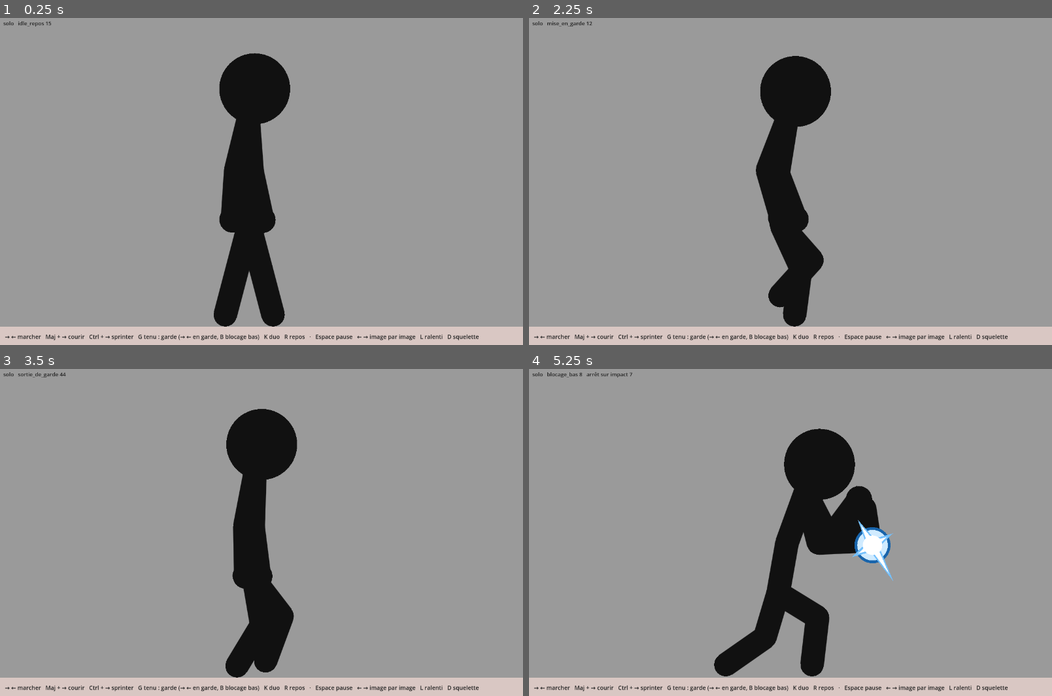
Above: before the commit, frames 1-4 (two rows, left to right).
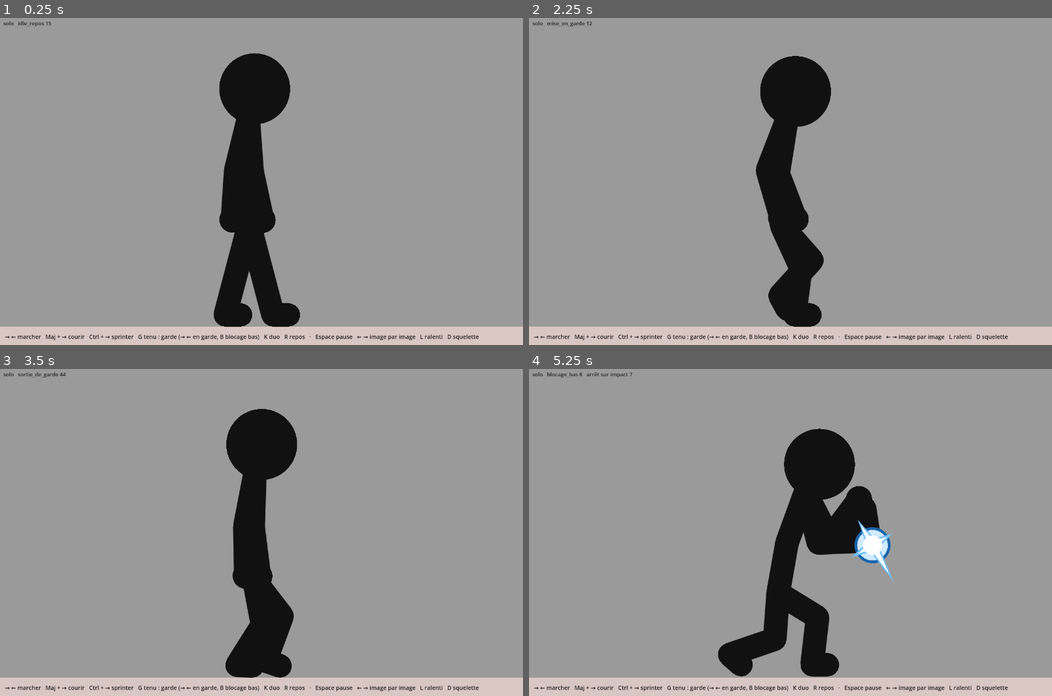
Above: after the commit, the same moments.

Repository: IzumiH2005/Testing
Game: Godot game, scene res://scenes/demo.tscn
Two runs of this game, one before a commit and one after it. Both use one fixed random seed, a clock stepped at 60 frames per second and the inputs below. This scene is started directly instead of the project's main scene.
Inputs (mouse positions are in pixels of both pictures, inside the frame that each line leads up to):
- Up to frame 1 (0.25 s): no input
- Up to frame 2 (2.25 s): tap Enter at 0.5 s; drag from (790, 181) to (842, 109) at 0.52 s; drag from (685, 197) to (764, 246) at 1.27 s; move the mouse to (842, 109) at 2.02 s; hold Right from 2.03 s (still down); hold G from 2.03 s (still down)
- Up to frame 3 (3.5 s): release Right at 2.75 s; release G at 2.75 s; drag from (235, 597) to (104, 483) at 2.77 s
- Up to frame 4 (5.25 s): move the mouse to (947, 581) at 3.52 s; hold Left 3.53-4.25 s; hold Ctrl 3.53-4.25 s; tap Space at 3.77, 4.25 s; drag from (633, 483) to (712, 450) at 4.27 s; move the mouse to (816, 532) at 5.02 s; hold S from 5.03 s (still down); tap B at 5.1 s; click (816, 532) at 5.17 s

The runs differ from the first frame. In frame 1, 0.4% of the frame differs, in the area x 41-58%, y 13-95%; in frame 2, 0.3%; in frame 3, 0.3%; in frame 4, 0.8%, in the area x 35-67%, y 37-95%.

Commit message:
Stickfight : pieds sur le modèle et dans toutes les animations
Os footN/footF au bout des tibias (crochet arrondi). Les angles de cheville
sont calculés automatiquement à partir des jambes : à plat au sol, pointe
relevée en glissade, appui sur la pointe en poussée, attaque du talon à la
pose, vitesse de cheville limitée. Le talon se lève quand poser le pied à
plat demanderait plus de 30° de flexion (pied arrière de la garde).

Co-Authored-By: Claude Opus 5.5 <noreply@anthropic.com>
Claude-Session: https://claude.ai/code/session_013wkJT9ZrGrrZzfFCfUVAVk

Diff:
--- a/stickfight/poses/garde.json
+++ b/stickfight/poses/garde.json
@@ -2,7 +2,7 @@
   "nom": "garde",
   "style": "epais",
   "x": 0,
-  "y": 54.99929388862296,
+  "y": 55,
   "facing": 1,
   "angles": {
     "root": 2,
@@ -13,11 +13,11 @@
     "foreF": 137.75,
     "armN": 38.96,
     "foreN": 112.7,
-    "thighF": -16.57,
-    "shinF": 33.49,
-    "footF": 0,
+    "thighF": -3.82,
+    "shinF": 62.5,
+    "footF": 30,
     "thighN": 58.31,
     "shinN": 61.79,
-    "footN": 0
+    "footN": 5.48
   }
 }
--- a/stickfight/poses/repos.json
+++ b/stickfight/poses/repos.json
@@ -2,7 +2,7 @@
   "nom": "repos",
   "style": "epais",
   "x": 0,
-  "y": 66.49796950200655,
+  "y": 66.5,
   "facing": 1,
   "angles": {
     "root": -11,
@@ -15,9 +15,9 @@
     "foreN": 10,
     "thighF": 3.73,
     "shinF": 0.02,
-    "footF": 0,
+    "footF": -14.71,
     "thighN": -25.71,
     "shinN": 0.02,
-    "footN": 0
+    "footN": 14.73
   }
 }
--- a/stickfight/scripts/fighter.gd
+++ b/stickfight/scripts/fighter.gd
@@ -94,6 +94,7 @@
 		var u := float(blend_t) / blend_len
 		u = u * u * (3.0 - 2.0 * u)
 		p = StickRig.lerp_pose(blend_from, p, u)
+		StickRig.ground_feet(p)
 	return p
 
 
--- a/stickfight/scripts/stick_anim.gd
+++ b/stickfight/scripts/stick_anim.gd
@@ -123,7 +123,161 @@
 	for k in a.decalage:
 		max_lag = maxf(max_lag, a.decalage[k])
 	a.duree = float(a.longueur) if a.boucle else float(last) + max_lag
+	_bake_feet(a)
 	return a
+
+
+# ---------- Pieds automatiques ----------
+# L'angle absolu de chaque pied (0 = à plat vers l'avant, négatif = pointe vers
+# le bas) est calculé une fois pour toutes, image par image, d'après le
+# mouvement de la cheville :
+#   PLAT    cheville au sol, immobile : pied à plat ;
+#   GLISSE  cheville au sol qui file vers l'avant, devant le bassin : talon
+#           en avant, pointe relevée (freinage) ;
+#   POINTE  cheville levée sous le bassin ou derrière : appui sur l'avant-pied
+#           (la pointe reste au sol) ;
+#   AIR     pied en l'air : il se relâche (pointe vers le bas après la
+#           poussée), revient à peu près dans l'axe, puis se prépare à la pose
+#           (pointe relevée si la jambe attaque du talon devant le bassin).
+const FOOT_GROUND := 0.8      # cheville à moins de 0,8 du sol : pied posé
+const HEEL_STRIKE := 14.0     # pointe relevée à l'attaque du talon
+const HEEL_FRAMES := 4        # images pour que le pied se pose à plat
+const SLIDE_PHI := 16.0       # glissade
+const FOOT_RATE := 11.0       # variation max de l'angle de cheville par image (en l'air)
+
+static func _bake_feet(a: Dictionary) -> void:
+	var s: Dictionary = StickRig.get_style(a.cles[0].pose.get("style", "epais"))
+	var L: float = s.foot
+	if L <= 0.0:
+		return
+	var g: float = s.stroke / 2.0
+	var n: int = a.longueur if a.boucle else int(ceil(a.duree)) + 1
+	var loop: bool = a.boucle
+	var adv := float(a.avance)
+	var out := {}
+	for side in ["N", "F"]:
+		var h := []
+		var ax := []
+		var dx := []
+		var shin := []
+		for i in n:
+			var sol := StickRig.solve(sample(a, float(i)))
+			var ank: Vector2 = sol.joints["ankle" + side]
+			h.append(ank.y - g)
+			ax.append(ank.x)
+			dx.append(ank.x - float(sol.joints.hip.x))
+			shin.append(float(sol.world["shin" + side]))
+		var st := []
+		var phi := []
+		for i in n:
+			var vx: float
+			if loop:
+				var xp: float = ax[(i - 1 + n) % n] - (adv if i == 0 else 0.0)
+				var xn: float = ax[(i + 1) % n] + (adv if i == n - 1 else 0.0)
+				vx = (xn - xp) / 2.0
+			else:
+				vx = (ax[mini(i + 1, n - 1)] - ax[maxi(i - 1, 0)]) / float(mini(i + 1, n - 1) - maxi(i - 1, 0))
+			if h[i] < FOOT_GROUND:
+				if vx > 1.2 and dx[i] > 0.0:
+					st.append("glisse"); phi.append(SLIDE_PHI)
+				else:
+					st.append("plat"); phi.append(0.0)
+			elif h[i] <= 0.95 * L and dx[i] < 4.0 and (absf(vx) < 1.5 or h[i] < 3.0):
+				st.append("pointe"); phi.append(-rad_to_deg(asin(h[i] / L)))
+			else:
+				st.append("air"); phi.append(0.0)
+		# Attaque du talon : à plat après une phase en l'air, cheville devant.
+		for i in n:
+			var prev: int = (i - 1 + n) % n if loop else i - 1
+			if st[i] == "plat" and prev >= 0 and st[prev] == "air" and dx[i] > 6.0:
+				for k in HEEL_FRAMES:
+					var j: int = (i + k) % n if loop else i + k
+					if j >= n or st[j] != "plat":
+						break
+					phi[j] = HEEL_STRIKE * (1.0 - float(k) / HEEL_FRAMES)
+		# Phases en l'air.
+		var done := []
+		done.resize(n)
+		done.fill(false)
+		if not "air" in st:
+			out[side] = phi
+			continue
+		if not ("plat" in st or "glisse" in st or "pointe" in st):
+			for i in n:
+				phi[i] = shin[i] + 90.0 - 12.0
+			out[side] = phi
+			continue
+		for i0 in n:
+			if st[i0] != "air" or done[i0]:
+				continue
+			var p0: int = (i0 - 1 + n) % n if loop else i0 - 1
+			if p0 >= 0 and st[p0] == "air":
+				continue   # pas le début de la phase
+			var run := []
+			var j := i0
+			while st[j] == "air" and not done[j]:
+				run.append(j)
+				done[j] = true
+				j = (j + 1) % n if loop else j + 1
+				if j >= n:
+					break
+			var before: int = p0
+			var after: int = j if j < n else -1
+			# Angles relatifs (pied par rapport au tibia) aux bords.
+			var relA := -12.0
+			var relB := -12.0
+			if before >= 0:
+				relA = StickRig.norm180(phi[before] - shin[before] - 90.0)
+			if after >= 0:
+				var phiB: float = phi[after]
+				relB = StickRig.norm180(phiB - shin[after] - 90.0)
+			var m := run.size()
+			for k in m:
+				var i: int = run[k]
+				var u := float(k + 1) / float(m + 1)
+				if m <= 4 and before >= 0 and after >= 0:
+					var pa: float = phi[before]
+					var pb: float = phi[after]
+					phi[i] = pa + StickRig.norm180(pb - pa) * u
+					continue
+				var keys := [[0.0, relA], [0.3, minf(relA, -24.0)], [0.68, -9.0], [1.0, relB]]
+				var r := relB
+				for q in 3:
+					if u <= keys[q + 1][0]:
+						var w: float = (u - keys[q][0]) / (keys[q + 1][0] - keys[q][0])
+						w = w * w * (3.0 - 2.0 * w)
+						r = lerpf(keys[q][1], keys[q + 1][1], w)
+						break
+				phi[i] = shin[i] + 90.0 + r
+			# Vitesse de cheville bornée (en angle relatif au tibia), dans les
+			# deux sens, pour que le pied ne claque pas au décollage ni à la pose.
+			var rel := []
+			for k in m:
+				rel.append(StickRig.norm180(phi[run[k]] - shin[run[k]] - 90.0))
+			var r0: float = relA if before >= 0 else float(rel[0])
+			for k in m:
+				rel[k] = clampf(rel[k], r0 - FOOT_RATE, r0 + FOOT_RATE)
+				r0 = rel[k]
+			var r1: float = relB if after >= 0 else float(rel[m - 1])
+			for k in range(m - 1, -1, -1):
+				rel[k] = clampf(rel[k], r1 - FOOT_RATE, r1 + FOOT_RATE)
+				r1 = rel[k]
+			for k in m:
+				phi[run[k]] = shin[run[k]] + 90.0 + rel[k]
+		out[side] = phi
+	a.pieds = out
+
+
+## Angle absolu du pied à l'instant t (interpolé entre deux images).
+static func _foot_at(a: Dictionary, side: String, t: float) -> float:
+	var tab: Array = a.pieds[side]
+	var n := tab.size()
+	var tt := fposmod(t, float(n)) if a.boucle else clampf(t, 0.0, float(n - 1))
+	var i0 := int(floor(tt))
+	var i1 := (i0 + 1) % n if a.boucle else mini(i0 + 1, n - 1)
+	var u := tt - float(i0)
+	var p0: float = tab[i0 % n]
+	return p0 + StickRig.norm180(float(tab[i1]) - p0) * u
 
 
 static func _side_of(channel: String) -> String:
@@ -336,6 +490,10 @@
 			var ank: Vector2 = StickRig.solve(p).joints["ankle" + side]
 			if ank.y < ground:
 				p = StickRig.reach(p, "leg" + side, Vector2(ank.x, ground))
+	if a.has("pieds"):
+		for side in ["N", "F"]:
+			StickRig.set_foot(p, side, _foot_at(a, side, t))
+		StickRig.ground_feet(p)
 	p.nom = "%s @%s" % [a.nom, str(snappedf(t, 0.01))]
 	return p
 
--- a/stickfight/scripts/stick_rig.gd
+++ b/stickfight/scripts/stick_rig.gd
@@ -39,7 +39,7 @@
 		"spineLow": 33.0, "chest": 35.0,
 		"upperArm": 34.0, "forearm": 32.0,
 		"thigh": 30.0, "shin": 31.0,
-		"foot": 0.0,       # 0 = pas de pied, la jambe finit en bout rond
+		"foot": 10.0,      # pied : petit crochet du trait, de la cheville vers l'avant
 	},
 	"fin": {
 		"label": "Fin (petite tête, trait léger)",
@@ -47,7 +47,7 @@
 		"spineLow": 27.0, "chest": 27.0,
 		"upperArm": 30.0, "forearm": 28.0,
 		"thigh": 44.0, "shin": 44.0,
-		"foot": 0.0,
+		"foot": 8.0,
 	},
 }
 
@@ -68,10 +68,10 @@
 	{"id": "foreN",    "parent": "armN",     "len": "forearm",  "rest": 0.0,   "sign": 1.0,  "lim": Vector2(0, 150),   "label": "Coude (proche)"},
 	{"id": "thighF",   "parent": "root",     "len": "thigh",    "rest": 180.0, "sign": 1.0,  "lim": Vector2(-30, 140), "label": "Hanche (loin)"},
 	{"id": "shinF",    "parent": "thighF",   "len": "shin",     "rest": 0.0,   "sign": -1.0, "lim": Vector2(0, 150),   "label": "Genou (loin)"},
-	{"id": "footF",    "parent": "shinF",    "len": "foot",     "rest": 90.0,  "sign": 1.0,  "lim": Vector2(-50, 20),  "label": "Cheville (loin)"},
+	{"id": "footF",    "parent": "shinF",    "len": "foot",     "rest": 90.0,  "sign": 1.0,  "lim": Vector2(-50, 30),  "label": "Cheville (loin)"},
 	{"id": "thighN",   "parent": "root",     "len": "thigh",    "rest": 180.0, "sign": 1.0,  "lim": Vector2(-30, 140), "label": "Hanche (proche)"},
 	{"id": "shinN",    "parent": "thighN",   "len": "shin",     "rest": 0.0,   "sign": -1.0, "lim": Vector2(0, 150),   "label": "Genou (proche)"},
-	{"id": "footN",    "parent": "shinN",    "len": "foot",     "rest": 90.0,  "sign": 1.0,  "lim": Vector2(-50, 20),  "label": "Cheville (proche)"},
+	{"id": "footN",    "parent": "shinN",    "len": "foot",     "rest": 90.0,  "sign": 1.0,  "lim": Vector2(-50, 30),  "label": "Cheville (proche)"},
 ]
 
 ## Chaînes à deux os pour la cinématique inverse.
@@ -210,6 +210,91 @@
 static func plant(p: Dictionary) -> Dictionary:
 	var q := clone_pose(p)
 	q.y = float(q.y) - lowest_y(q)
+	return q
+
+
+# ---------- Pieds ----------
+# Le pied part de la cheville vers l'avant. On le règle par son angle « absolu »
+# phi dans le repère du personnage : 0 = à plat vers l'avant, négatif = pointe
+# vers le bas (sur la pointe, pied tendu), positif = pointe relevée (talon).
+
+## Angle absolu du pied (degrés, repère du personnage).
+static func foot_phi(p: Dictionary, side: String) -> float:
+	var sol := solve(p)
+	return float(sol.world["foot" + side])
+
+
+## Oriente le pied à l'angle absolu phi (dans les amplitudes de la cheville).
+static func set_foot(p: Dictionary, side: String, phi: float, limits := true) -> void:
+	var sol := solve(p)
+	var b := bone("foot" + side)
+	var a := norm180((phi - float(sol.world["shin" + side]) - b.rest) * b.sign)
+	p.angles["foot" + side] = clamp_angle("foot" + side, a) if limits else a
+
+
+## Flexion maximale de la cheville (pointe vers le tibia), en degrés.
+const MAX_DORSI := 30.0
+
+## Le pied ne passe jamais sous le sol : si la pointe s'enfonce, le pied
+## pivote autour de la cheville jusqu'à poser la pointe (talon levé).
+## Si le pied posé à plat demanderait une cheville pliée au-delà de
+## MAX_DORSI (tibia très incliné vers l'arrière, comme la jambe arrière de la
+## garde), le talon se lève : le pied pivote autour de la pointe, qui reste
+## au sol, et la jambe suit la cheville.
+static func ground_feet(p: Dictionary) -> void:
+	var s := get_style(p.get("style", "epais"))
+	var L: float = s.foot
+	if L <= 0.0:
+		return
+	var g: float = s.stroke / 2.0
+	for side in ["N", "F"]:
+		var sol := solve(p)
+		var ank: Vector2 = sol.joints["ankle" + side]
+		var toe: Vector2 = sol.joints["toe" + side]
+		if toe.y < g - 0.01:
+			var h := clampf((ank.y - g) / L, -1.0, 1.0)
+			set_foot(p, side, -rad_to_deg(asin(h)), false)
+			toe = solve(p).joints["toe" + side]
+		if angle(p, "foot" + side) > MAX_DORSI + 0.01 and toe.y < g + 0.5:
+			var T := Vector2(toe.x, g)
+			var f: float = sol.facing
+			var base := clone_pose(p)
+			# Bissection sur l'angle du pied phi (pointe au sol en T) : la
+			# cheville se place en T - L·dir(phi), la jambe la rejoint, et on
+			# cherche phi tel que la cheville soit pliée de MAX_DORSI.
+			var lo := -85.0
+			var hi := 0.0
+			var q := base
+			for it in 16:
+				var phi := (lo + hi) / 2.0
+				var A := T - Vector2(f * cos(deg_to_rad(phi)), sin(deg_to_rad(phi))) * L
+				q = reach(base, "leg" + side, A)
+				set_foot(q, side, phi, false)
+				if angle(q, "foot" + side) > MAX_DORSI:
+					hi = phi
+				else:
+					lo = phi
+			p.angles["thigh" + side] = q.angles["thigh" + side]
+			p.angles["shin" + side] = q.angles["shin" + side]
+			p.angles["foot" + side] = q.angles["foot" + side]
+
+
+## Pieds d'une pose isolée (sans trajectoire) : à plat si la cheville est au
+## sol, sinon relâchés (pointe légèrement tendue) ; jamais sous le sol.
+static func auto_feet(p: Dictionary) -> Dictionary:
+	var q := clone_pose(p)
+	var s := get_style(q.get("style", "epais"))
+	if s.foot <= 0.0:
+		return q
+	var g: float = s.stroke / 2.0
+	for side in ["N", "F"]:
+		var sol := solve(q)
+		var h: float = sol.joints["ankle" + side].y - g
+		if h < 0.8:
+			set_foot(q, side, 0.0, false)
+		else:
+			q.angles["foot" + side] = -15.0
+	ground_feet(q)
 	return q
 
 
@@ -281,7 +366,8 @@
 		q.angles.root = clamp_angle("root", ar) if limits else ar
 		return q
 	var start_joint := {"spineLow": "hip", "chest": "waist", "neck": "shoulder", "armN": "shoulder", "armF": "shoulder",
-		"foreN": "elbowN", "foreF": "elbowF", "thighN": "hip", "thighF": "hip", "shinN": "kneeN", "shinF": "kneeF"}
+		"foreN": "elbowN", "foreF": "elbowF", "thighN": "hip", "thighF": "hip", "shinN": "kneeN", "shinF": "kneeF",
+		"footN": "ankleN", "footF": "ankleF"}
 	if not start_joint.has(bone_id):
 		return q
 	var o: Vector2 = sol.joints[start_joint[bone_id]]
Not shown, changed: stickfight/RECHERCHE.md
